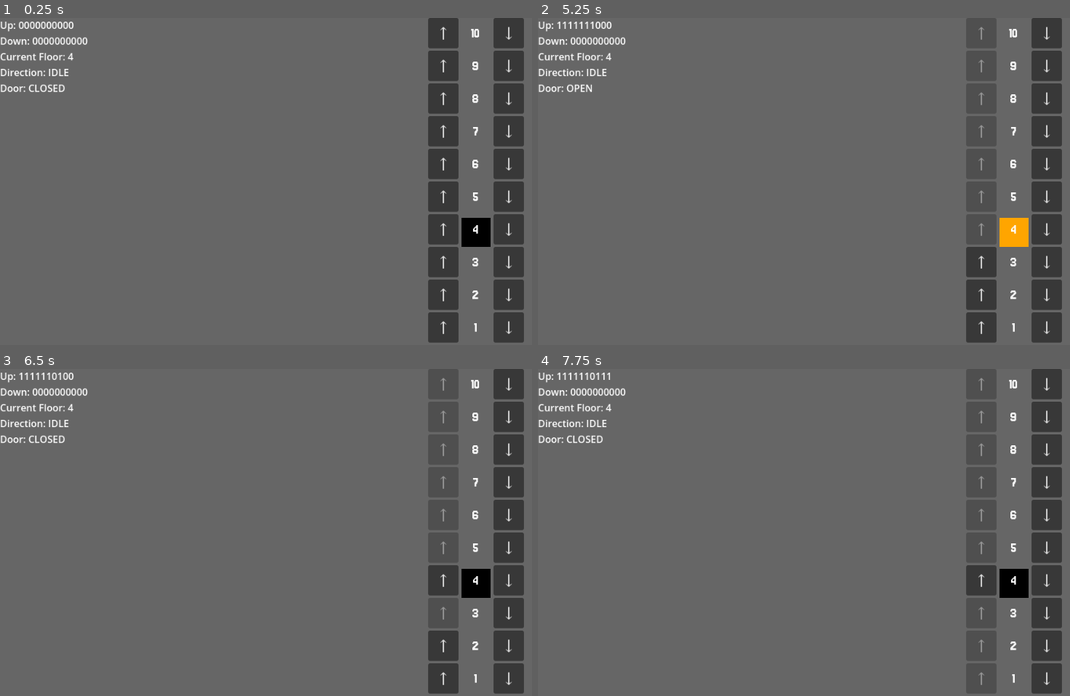
Above: before the commit, frames 1-4 (two rows, left to right).
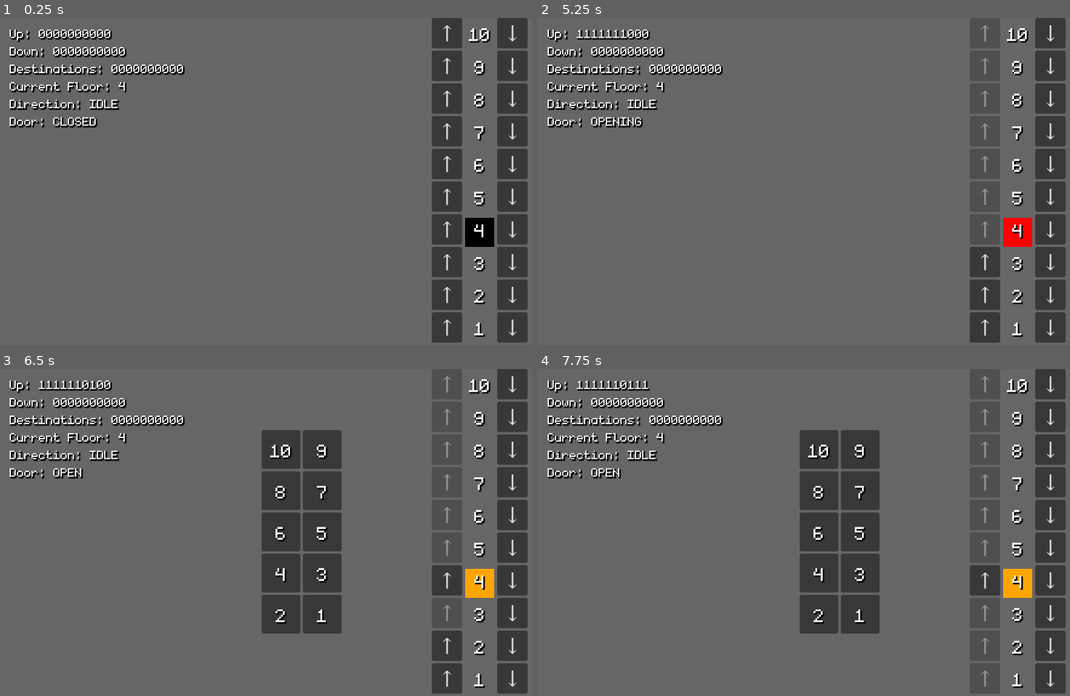
Above: after the commit, the same moments.

Repository: Victor-Wybenga/Elevator-Simulator
Game: Godot game, scene res://Scenes/main.tscn
Two runs of this game, one before a commit and one after it. Both use one fixed random seed, a clock stepped at 60 frames per second and the inputs below.
Inputs:
- Up to frame 1 (0.25 s): no input
- Up to frame 2 (5.25 s): click "↑" at 0.5 s; click "↑" at 1.25 s; click "↑" at 2 s; click "↑" at 2.75 s; click "↑" at 3.5 s; click "↑" at 4.25 s; click "↑" at 5 s
- Up to frame 3 (6.5 s): click "↑" at 5.75 s
- Up to frame 4 (7.75 s): click "↑" at 6.5 s; click "↑" at 7.25 s

The runs differ from the first frame. In frame 1, 7.6% of the frame differs, in the area x 0-100%, y 0-100%; in frame 2, 6.9%; in frame 3, 15%; in frame 4, 15%.

Commit message:
destinations working

Diff:
--- a/Scenes/main.tscn
+++ b/Scenes/main.tscn
@@ -2,33 +2,55 @@
 
 [ext_resource type="PackedScene" uid="uid://u0iv0nayhn73" path="res://Scenes/elevator.tscn" id="1_bo1nx"]
 [ext_resource type="Script" uid="uid://mfdy5qqx77e5" path="res://Scripts/make_call_buttons.gd" id="2_8gbba"]
+[ext_resource type="FontFile" uid="uid://01uy0u0ilga4" path="res://Assets/monogram.ttf" id="3_kry3j"]
 [ext_resource type="Script" uid="uid://114m67871xl1" path="res://Scripts/queue_display.gd" id="4_jjvhh"]
 [ext_resource type="PackedScene" uid="uid://clfccduyqpou3" path="res://Scenes/destination_floor_buttons.tscn" id="4_kry3j"]
+
+[sub_resource type="LabelSettings" id="LabelSettings_21xkr"]
+font = ExtResource("3_kry3j")
+font_size = 32
+shadow_size = 4
+shadow_color = Color(0, 0, 0, 0.7294118)
+shadow_offset = Vector2(2, 2)
 
 [node name="Main" type="Node2D" unique_id=824640743]
 
 [node name="Elevator" parent="." unique_id=670379961 instance=ExtResource("1_bo1nx")]
-position = Vector2(786, 354)
+position = Vector2(792, 354)
 
 [node name="ElevatorButtons" type="HBoxContainer" parent="." unique_id=1493701313]
 texture_filter = 1
-offset_left = 707.0
+offset_left = 713.0
 offset_right = 871.0
 offset_bottom = 536.0
 script = ExtResource("2_8gbba")
 
 [node name="Queue" type="Label" parent="." unique_id=247635226]
-offset_right = 40.0
-offset_bottom = 23.0
+texture_filter = 1
+offset_left = 16.0
+offset_top = 11.0
+offset_right = 56.0
+offset_bottom = 34.0
+text = "Up: {ups}
+Down: {downs}
+Destinations: {dests}
+Current Floor: {floor}
+Direction: {state}
+Door: {door}"
+label_settings = SubResource("LabelSettings_21xkr")
 script = ExtResource("4_jjvhh")
 
 [node name="DestinationFloorButtons" parent="." unique_id=1992610041 instance=ExtResource("4_kry3j")]
 visible = false
-offset_left = 94.0
-offset_top = 166.0
-offset_right = 372.0
-offset_bottom = 538.0
+offset_left = 432.0
+offset_top = 101.0
+offset_right = 564.0
+offset_bottom = 437.0
+columns = 2
 
+[connection signal="reached_destination" from="Elevator" to="ElevatorButtons" method="_on_elevator_reached_destination"]
 [connection signal="reached_floor" from="Elevator" to="ElevatorButtons" method="_on_elevator_reached_floor"]
 [connection signal="call_elevator" from="ElevatorButtons" to="Elevator" method="_on_elevator_buttons_call_elevator"]
+[connection signal="call_elevator" from="ElevatorButtons" to="ElevatorButtons" method="_on_call_elevator"]
 [connection signal="call_elevator" from="DestinationFloorButtons" to="Elevator" method="_on_destination_floor_buttons_call_elevator"]
+[connection signal="call_elevator" from="DestinationFloorButtons" to="ElevatorButtons" method="_on_destination_floor_buttons_call_elevator"]
--- a/Scripts/elevator.gd
+++ b/Scripts/elevator.gd
@@ -14,6 +14,7 @@
 }
 
 signal reached_floor(floor: int, direction: Direction)
+signal reached_destination(floor: int)
 
 const SPEED: float = 100.0
 const FLOORS: int = 10
@@ -21,7 +22,7 @@
 
 var ups: int = 0b0_000_000_000
 var downs: int = 0b0_000_000_000
-#var destinations: int = 0b0000000000 #unused atm
+var destinations: int = 0b0000000000
 
 var current_floor: int
 var direction: Direction = Direction.IDLE
@@ -51,7 +52,7 @@
 	var next_floor: int = -1
 	var closest_distance: int = INF
 	for floor in range(1, FLOORS + 1):
-		if (ups | downs) & (1 << (floor - 1)):
+		if (ups | downs | destinations) & (1 << (floor - 1)):
 			var dist: int = abs(current_floor - floor)
 			if dist < closest_distance:
 				closest_distance = dist
@@ -70,9 +71,9 @@
 func remaining_floors_in(dir: Direction, from: int) -> bool:
 	match dir:
 		Direction.UP:
-			return (ups | downs) >> from
+			return (ups | downs | destinations) >> from
 		Direction.DOWN:
-			return (ups | downs) & ((1 << from - 1) - 1)
+			return (ups | downs | destinations) & ((1 << from - 1) - 1)
 		_: return false
 
 func next_direction(floor: int) -> Direction:
@@ -87,14 +88,14 @@
 		) <= (SPEED * delta)
 
 	if on_floor \
-	and (ups | downs) & (1 << (current_floor - 1)) \
+	and (ups | downs | destinations) & (1 << (current_floor - 1)) \
 	and (
 		not remaining_floors_in(direction, current_floor)
 		or (ups if direction == Direction.UP else downs) &
 		   (1 << (current_floor - 1))
 	):
 		self.position.y = get_floor_position(current_floor)
-		door = Door.OPEN
+		door = Door.OPENING
 		$Timer.start_with_floor(current_floor)
 	else:
 		move_and_collide(Vector2(0, SPEED * delta * direction))
@@ -105,6 +106,7 @@
 		move(delta)
 
 func _on_timer_on_floor_timeout(floor: int) -> void:
+	door = Door.OPEN
 	match direction:
 		Direction.DOWN:
 			if downs & (1 << (floor - 1)):
@@ -121,24 +123,24 @@
 				downs ^= (1 << (floor - 1))
 				reached_floor.emit(floor, Direction.DOWN)
 
-	direction = next_direction(floor)
-	door = Door.CLOSED
+	if destinations & (1 << (floor - 1)):
+		destinations ^= (1 << (floor - 1))
+		reached_destination.emit(floor)
+		$"../ElevatorButtons".indicators.get_child(10 - floor).visible = false
+		direction = next_direction(floor)
+		door = Door.CLOSED
+	else:
+		$"../DestinationFloorButtons".visible = true
 
 func _on_elevator_buttons_call_elevator(floor: int, dir: Direction) -> void:
 	match dir:
 		Direction.UP: ups |= (1 << (floor - 1))
 		Direction.DOWN: downs |= (1 << (floor - 1))
+	if floor != current_floor:
+		direction = next_direction(current_floor)
+
+func _on_destination_floor_buttons_call_elevator(floor: int) -> void:
+	$"../DestinationFloorButtons".visible = false
+	destinations |= (1 << (floor - 1))
 	direction = next_direction(current_floor)
-
-#func _on_destination_floor_buttons_call_elevator(floor: int) -> void:
-	#$"../DestinationFloorButtons".visible = false
-	#if target_floor == current_floor:
-		#if   called_floors.is_empty(): state = ElevatorState.IDLE
-		#elif current_floor > called_floors.min(): state = ElevatorState.MOVING_DOWN
-		#elif current_floor < called_floors.min(): state = ElevatorState.MOVING_UP
-		#else:
-			#state = ElevatorState.DOOR_OPENING
-			#$Timer.start()
-	#elif target_floor > current_floor: state = ElevatorState.MOVING_UP
-	#elif target_floor < current_floor: state = ElevatorState.MOVING_DOWN
-	#called_floors.push_back(floor)
+	door = Door.CLOSED
--- a/Scripts/make_call_buttons.gd
+++ b/Scripts/make_call_buttons.gd
@@ -7,11 +7,12 @@
 	DOWN = 1,
 }
 
-@onready var font = load("res://Assets/font.ttf")
+@onready var font = load("res://Assets/monogram.ttf")
 
 var up_buttons = VBoxContainer.new()
 var down_buttons = VBoxContainer.new()
 var floor_labels = VBoxContainer.new()
+var indicators = VBoxContainer.new()
 
 signal call_elevator(floor: int, direction: Direction)
 
@@ -22,7 +23,7 @@
 		up.custom_minimum_size = Vector2(50, 50)
 		up.text = "\u2191"
 		up.add_theme_font_override("font", font)
-		up.add_theme_font_size_override("font_size", 25)
+		up.add_theme_font_size_override("font_size", 32)
 		up.pressed.connect(_on_button_pressed.bind(10 - floor, Direction.UP))
 		up_buttons.add_child(up)
 
@@ -31,21 +32,41 @@
 		text.text = str(10 - floor)
 		text.horizontal_alignment = HORIZONTAL_ALIGNMENT_CENTER
 		text.vertical_alignment = VERTICAL_ALIGNMENT_CENTER
-		text.add_theme_font_override("font", font)
-		text.add_theme_font_size_override("font_size", 25)
+		text.label_settings = LabelSettings.new()
+		text.label_settings.font = font
+		text.label_settings.font_size = 48
+		text.label_settings.shadow_size = 2
+		text.label_settings.shadow_offset = Vector2(2, 2)
+		text.label_settings.shadow_color = Color.BLACK
 		floor_labels.add_child(text)
 
 		var down: Button = Button.new()
 		down.custom_minimum_size = Vector2(50, 50)
 		down.text = "\u2193"
 		down.add_theme_font_override("font", font)
-		down.add_theme_font_size_override("font_size", 25)
+		down.add_theme_font_size_override("font_size", 32)
 		down.pressed.connect(_on_button_pressed.bind(10 - floor, Direction.DOWN))
 		down_buttons.add_child(down)
+
+		var indicator: Label = Label.new()
+		indicator.custom_minimum_size = Vector2(50, 50)
+		indicator.text = "*"
+		indicator.horizontal_alignment = HORIZONTAL_ALIGNMENT_CENTER
+		indicator.vertical_alignment = VERTICAL_ALIGNMENT_CENTER
+		indicator.label_settings = LabelSettings.new()
+		indicator.label_settings.font = font
+		indicator.label_settings.font_color = Color.RED
+		indicator.label_settings.font_size = 48
+		indicator.label_settings.shadow_size = 2
+		indicator.label_settings.shadow_offset = Vector2(2, 2)
+		indicator.label_settings.shadow_color = Color.BLACK
+		indicator.visible = false
+		indicators.add_child(indicator)
 
 	self.add_child(up_buttons)
 	self.add_child(floor_labels)
 	self.add_child(down_buttons)
+	self.add_child(indicators)
 
 func _on_button_pressed(floor: int, direction: Direction) -> void:
 	match direction:
@@ -57,3 +78,9 @@
 	match direction:
 		Direction.UP: self.up_buttons.get_child(10 - floor).disabled = false
 		Direction.DOWN: self.down_buttons.get_child(10 - floor).disabled = false
+
+func _on_destination_floor_buttons_call_elevator(floor: int) -> void:
+	indicators.get_child(10 - floor).show()
+
+func _on_elevator_reached_destination(floor: int) -> void:
+	indicators.get_child(10 - floor).hide()
--- a/Scripts/make_destination_buttons.gd
+++ b/Scripts/make_destination_buttons.gd
@@ -1,7 +1,7 @@
 @tool
 extends GridContainer
 
-@onready var font = load("res://Assets/font.ttf")
+@onready var font = load("res://Assets/monogram.ttf")
 
 signal call_elevator(floor: int)
 
@@ -9,12 +9,23 @@
 func _ready() -> void:
 	for floor in range(10):
 		var button: Button = Button.new()
-		button.custom_minimum_size = Vector2(90, 90)
-		button.text = str(10 - floor)
-		button.add_theme_font_override("font", font)
-		button.add_theme_font_size_override("font_size", 50)
+		button.custom_minimum_size = Vector2(64, 64)
 		button.pressed.connect(_on_button_pressed.bind(10 - floor))
-		add_child(button)
+
+		var text: Label = Label.new()
+		text.text = str(10 - floor)
+		text.label_settings = LabelSettings.new()
+		text.label_settings.font = font
+		text.label_settings.font_size = 48
+		text.label_settings.shadow_size = 2
+		text.label_settings.shadow_offset = Vector2(2, 2)
+		text.label_settings.shadow_color = Color.BLACK
+		text.set_anchors_preset(Control.PRESET_FULL_RECT)
+		text.horizontal_alignment = HORIZONTAL_ALIGNMENT_CENTER
+		text.vertical_alignment = VERTICAL_ALIGNMENT_CENTER
+
+		button.add_child(text)
+		self.add_child(button)
 
 func _on_button_pressed(floor: int) -> void:
 	call_elevator.emit(floor)
--- a/Scripts/queue_display.gd
+++ b/Scripts/queue_display.gd
@@ -2,9 +2,10 @@
 
 # Called every frame. 'delta' is the elapsed time since the previous frame.
 func _process(delta: float) -> void:
-	self.text = ("Up: {ups}\nDown: {downs}\nCurrent Floor: {floor}\nDirection: {state}\nDoor: {door}").format({
+	self.text = ("Up: {ups}\nDown: {downs}\nDestinations: {dests}\nCurrent Floor: {floor}\nDirection: {state}\nDoor: {door}").format({
 		"ups": String.num_int64($"../Elevator".ups, 2).pad_zeros(10),
 		"downs": String.num_int64($"../Elevator".downs, 2).pad_zeros(10),
+		"dests": String.num_int64($"../Elevator".destinations, 2).pad_zeros(10),
 		"floor": $"../Elevator".current_floor,
 		"state": $"../Elevator".Direction.find_key($"../Elevator".direction),
 		"door": $"../Elevator".Door.find_key($"../Elevator".door),
Binary file removed: Assets/UI/Sprites/UI_Flat_Banner01a.png
Not shown, removed: Assets/UI/Sprites/UI_Flat_Banner01a.png.import
Binary file removed: Assets/UI/Sprites/UI_Flat_Banner02a.png
Not shown, removed: Assets/UI/Sprites/UI_Flat_Banner02a.png.import
Binary file removed: Assets/UI/Sprites/UI_Flat_Banner03a.png
Not shown, removed: Assets/UI/Sprites/UI_Flat_Banner03a.png.import
Binary file removed: Assets/UI/Sprites/UI_Flat_Banner04a.png
Not shown, removed: Assets/UI/Sprites/UI_Flat_Banner04a.png.import
Binary file removed: Assets/UI/Sprites/UI_Flat_Bar01a.png
Not shown, removed: Assets/UI/Sprites/UI_Flat_Bar01a.png.import
Binary file removed: Assets/UI/Sprites/UI_Flat_Bar02a.png
Not shown, removed: Assets/UI/Sprites/UI_Flat_Bar02a.png.import
(and 189 more such lines)
